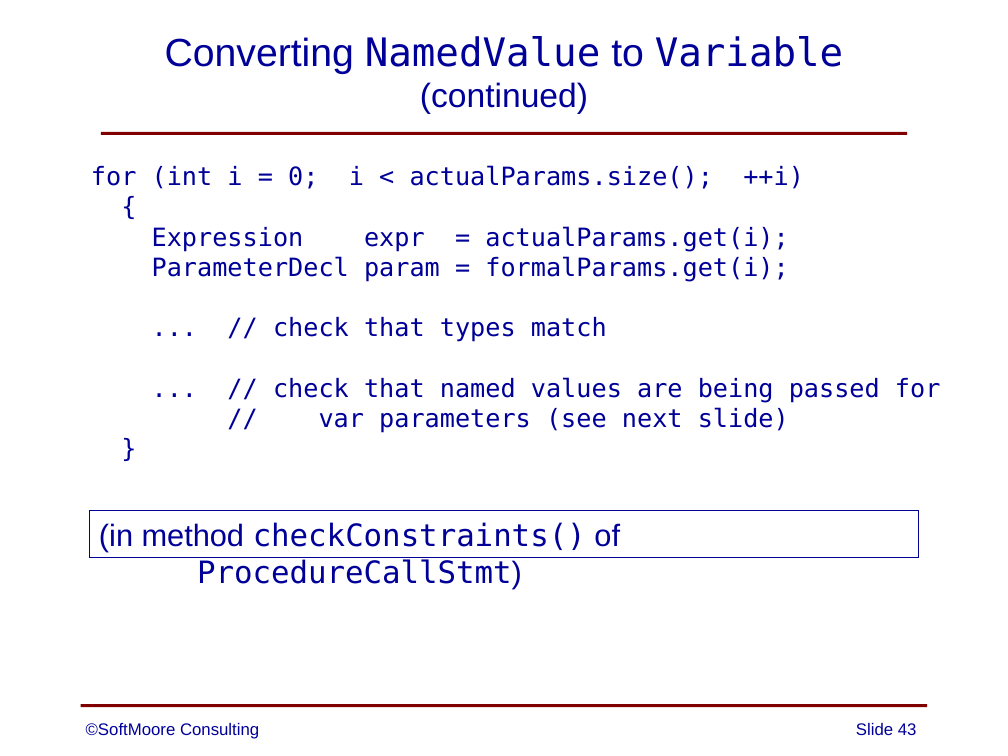
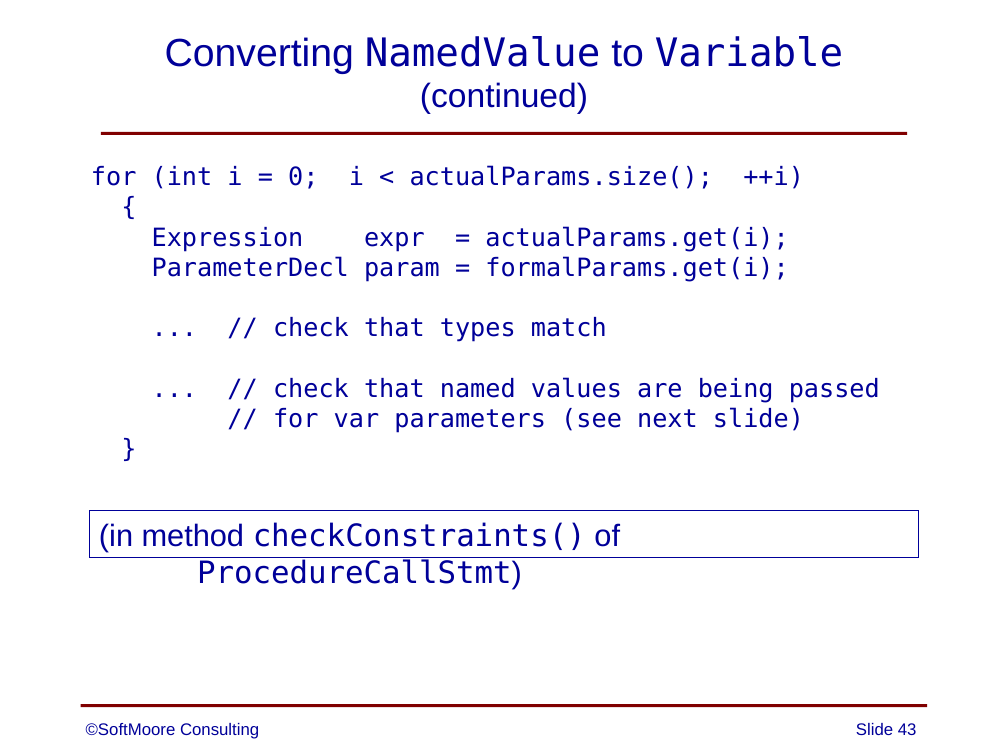
Before and after one commit to SoftMoore/CPRL, a slide deck: slide 43 of PowerPoint Slides/13 - Subprograms.pptx. Drawn at 1008x756 pixels with LibreOffice and Linux fonts; fonts in the diff are those of the drawing. Boxes give left, top, right and bottom in pixels: in the first picture for what was removed or moved away, otherwise in the second. Text is boxed around its words. In the diff, an @@ line names an element or a change of style, - is before the commit and + after.

Commit message:
minor changes to two slides

```diff
--- a/PowerPoint Slides/13 - Subprograms.pptx
+++ b/PowerPoint Slides/13 - Subprograms.pptx
@@ text at [273, 377, 880, 433]: text changed @@
-... // check that named values are being passed for
-// var parameters (see next slide)
+... // check that named values are being passed
+// for var parameters (see next slide)
```
Also in this commit, not shown: 3 other files.
